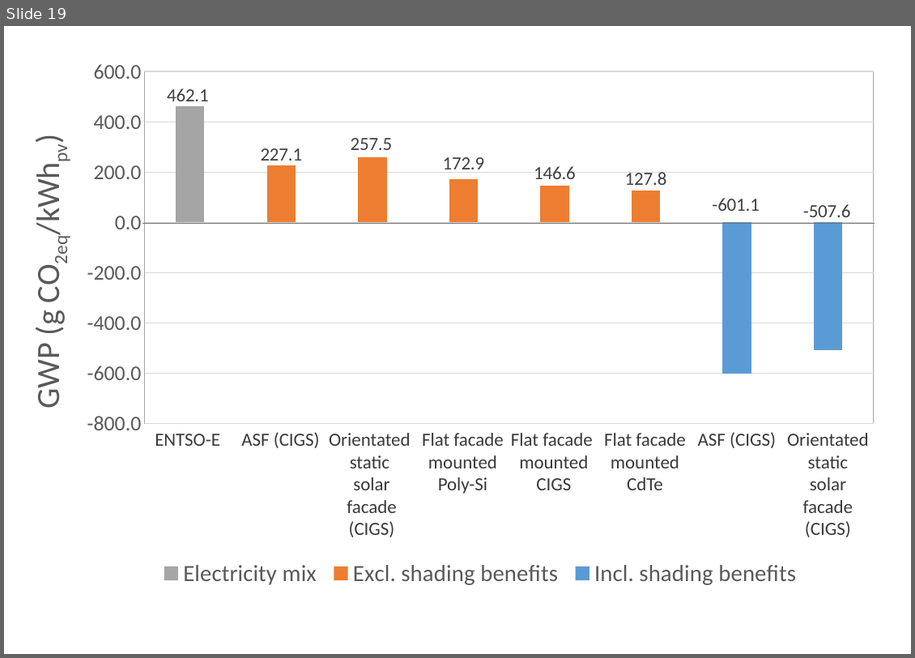
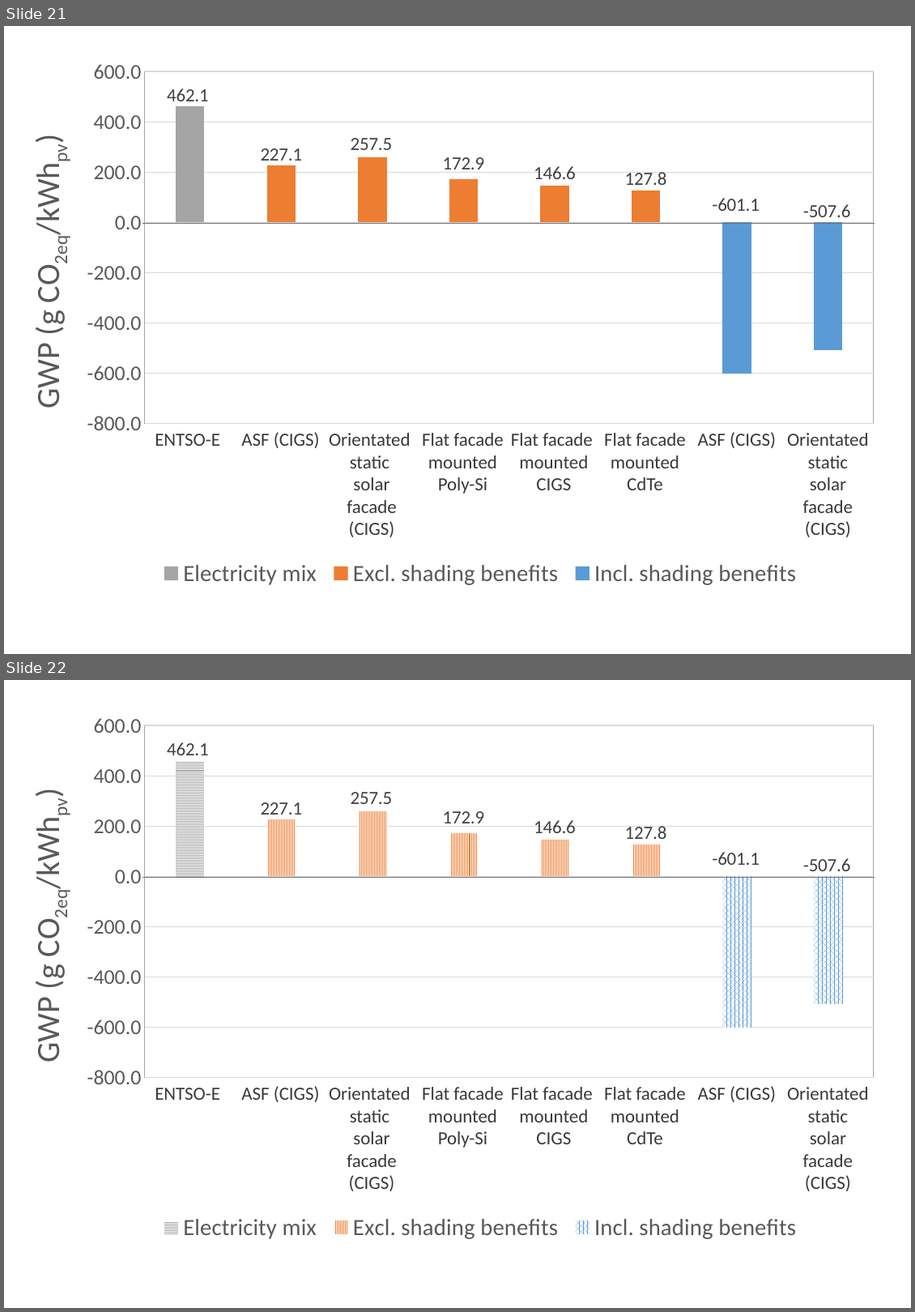
Before and after one commit to architecture-building-systems/LCA_Paper, a slide deck: elsarticle/Images/Thesis charts.pptx. Shown one above the other, each under a label of ours: slide 19 before the commit, slides 21 and 22 after it. The pictures are 915x658 and 915x1312 pixels, drawn with LibreOffice and Linux fonts; fonts in the diff are those of the drawing. Boxes give left, top, right and bottom in pixels: in the first picture for what was removed or moved away, otherwise in the second. Text is boxed around its words. In the diff, an @@ line names an element or a change of style, - is before the commit and + after.

```diff
--- a/elsarticle/Images/Thesis charts.pptx
+++ b/elsarticle/Images/Thesis charts.pptx
@@ slide 22 added at [4, 680, 911, 1308], background #FFFFFF @@
@@ column stacked chart added at [24, 711, 890, 1250] @@
+categories: 1, 2, 3, 4, 5, 6, 7, 8
+Electricity mix: 462.1, -, -, -, -, -, -, -
+Excl. shading benefits: -, 227.1, 257.5, 172.9, 146.6, 127.8, -, -
+Incl. shading benefits: -, -, -, -, -, -, -601.1, -507.6
@@ line added from (143, 877) to (876, 877), #767171 0.5 pt @@
@@ text added at [155, 1087, 220, 1100], 16 pt, text #3B3838 @@
+ENTSO-E
@@ text added at [241, 1086, 320, 1102], 16 pt, text #3B3838 @@
+ASF (CIGS)
@@ text added at [329, 1087, 411, 1191], 16 pt, text #3B3838 @@
+Orientated
+static
+solar facade (CIGS)
@@ text added at [422, 1087, 503, 1147], 16 pt, text #3B3838 @@
+Flat facade mounted Poly-Si
@@ text added at [511, 1087, 592, 1144], 16 pt, text #3B3838 @@
+Flat facade mounted
+CIGS
@@ text added at [604, 1087, 685, 1144], 16 pt, text #3B3838 @@
+Flat facade mounted CdTe
@@ text added at [698, 1086, 776, 1102], 16 pt, text #3B3838 @@
+ASF (CIGS)
@@ text added at [787, 1087, 869, 1191], 16 pt, text #3B3838 @@
+Orientated static
+solar facade (CIGS)
@@ what was slide 19 is now slide 21 @@
```
Also in this commit, not shown: 13 slides changed, 3 other slides added, 7 other files.
